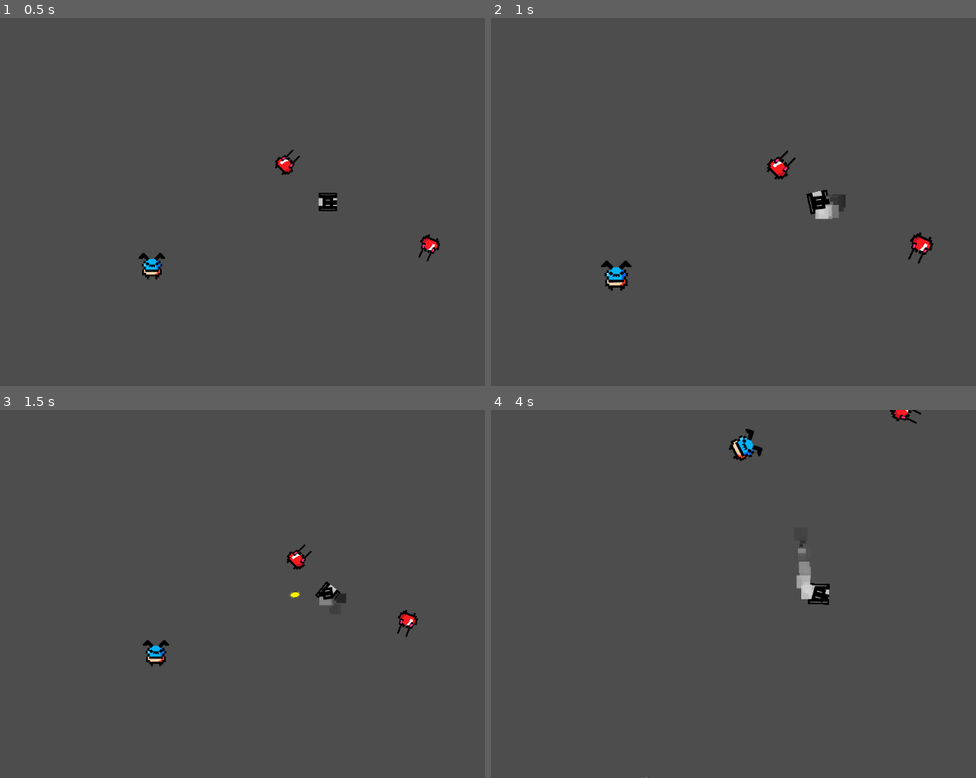
Above: before the commit, frames 1-4 (two rows, left to right).
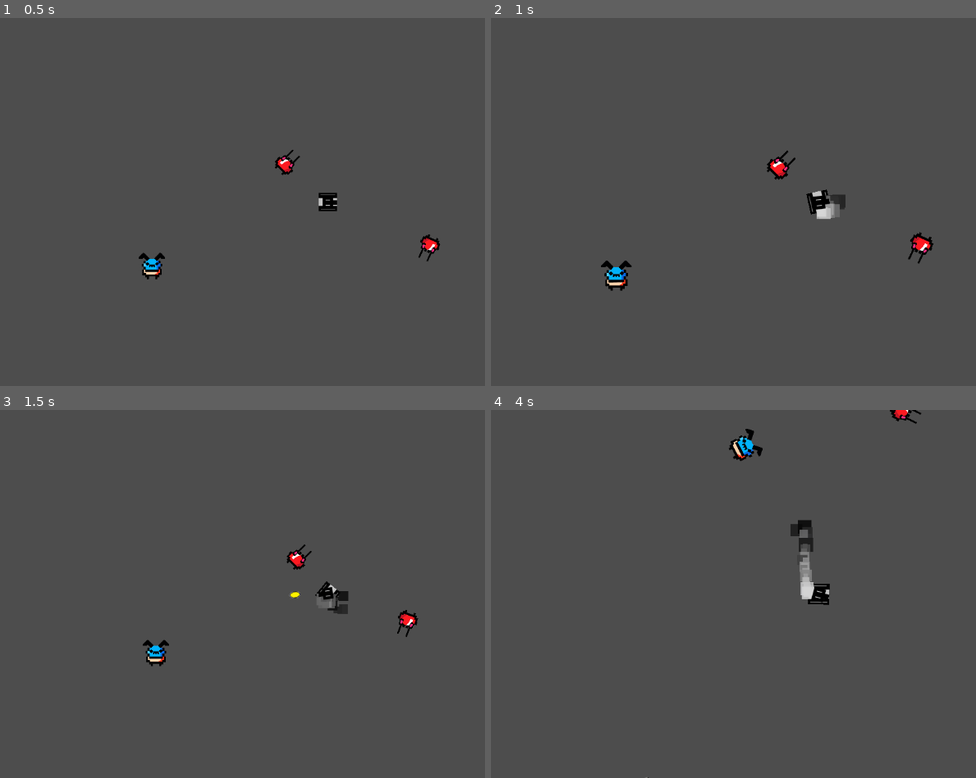
Above: after the commit, the same moments.

Repository: TheCrusty/Biotank-demake
Game: Godot game, scene res://levels/test_level.tscn
The game is run twice, just before and just after one commit, with the same random seed, the same clock (stepped at 60 frames per second) and the same inputs.
Inputs (mouse positions are in pixels of both pictures, inside the frame that each line leads up to):
- Up to frame 1 (0.5 s): no input
- Up to frame 2 (1 s): move the mouse to (961, 183) at 0.52 s; hold D (Rotate_Right) from 0.53 s (still down); hold Shift (Boost) from 0.53 s (still down)
- Up to frame 3 (1.5 s): move the mouse to (198, 612) at 1.27 s; release D (Rotate_Right) at 1.28 s; release Shift (Boost) at 1.28 s; hold S (Reverse) from 1.28 s (still down); tap Space (Shoot) at 1.35 s
- Up to frame 4 (4 s): move the mouse to (883, 513) at 2.02 s; release S (Reverse) at 2.03 s; hold D (Rotate_Right) 2.03-2.78 s; hold Shift (Boost) 2.03-2.78 s; move the mouse to (786, 667) at 2.77 s; hold W (Forward) 2.78-3.53 s; tap Space (Shoot) at 2.85 s; move the mouse to (outside the picture) at 3.52 s; hold A (Rotate_Left) from 3.53 s (still down); hold Shift (Boost) from 3.53 s (still down)

Frame 1 is identical in both runs. In frame 2, less than 0.1% of the frame differs, in the area x 66-73%, y 48-55%; in frame 3, 0.2%; in frame 4, 0.4%, in the area x 61-67%, y 29-52%.

Commit message:
smoke good enough for now

Diff:
--- a/levels/player.tscn
+++ b/levels/player.tscn
@@ -45,6 +45,6 @@
 material = SubResource("CanvasItemMaterial_u7v3f")
 position = Vector2(16, 5.96047e-08)
 rotation = -3.18565
-amount = 40
+amount = 50
 process_material = ExtResource("4_yf1rt")
 lifetime = 0.8
